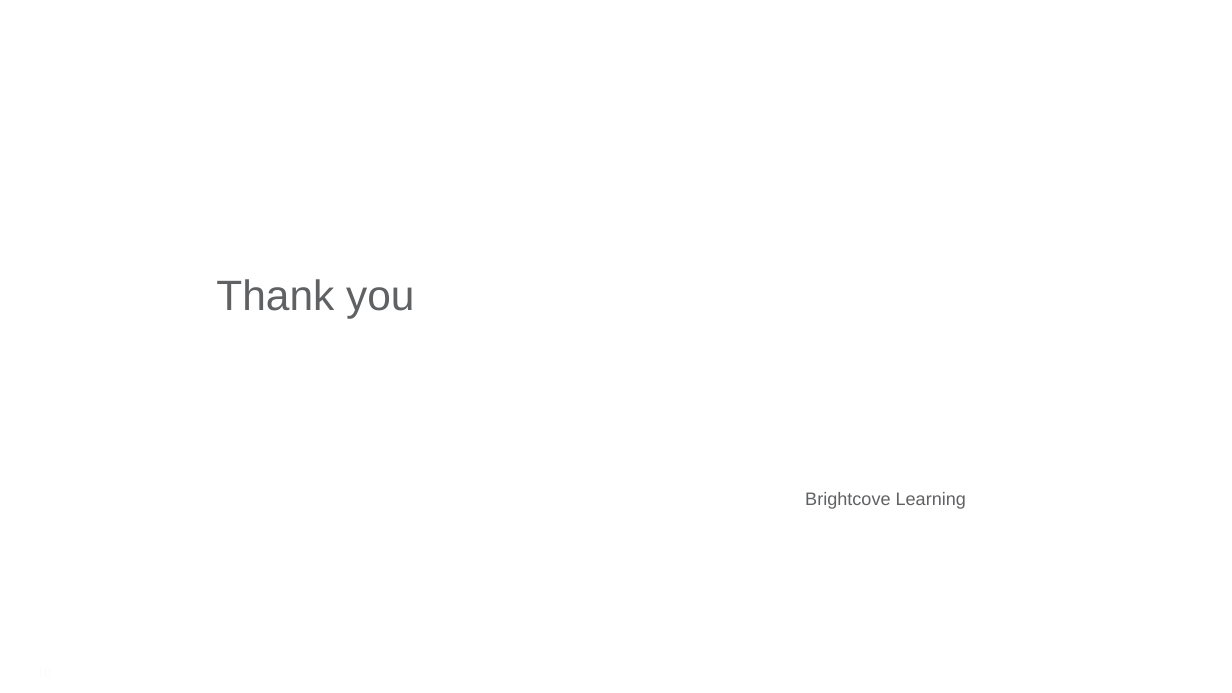
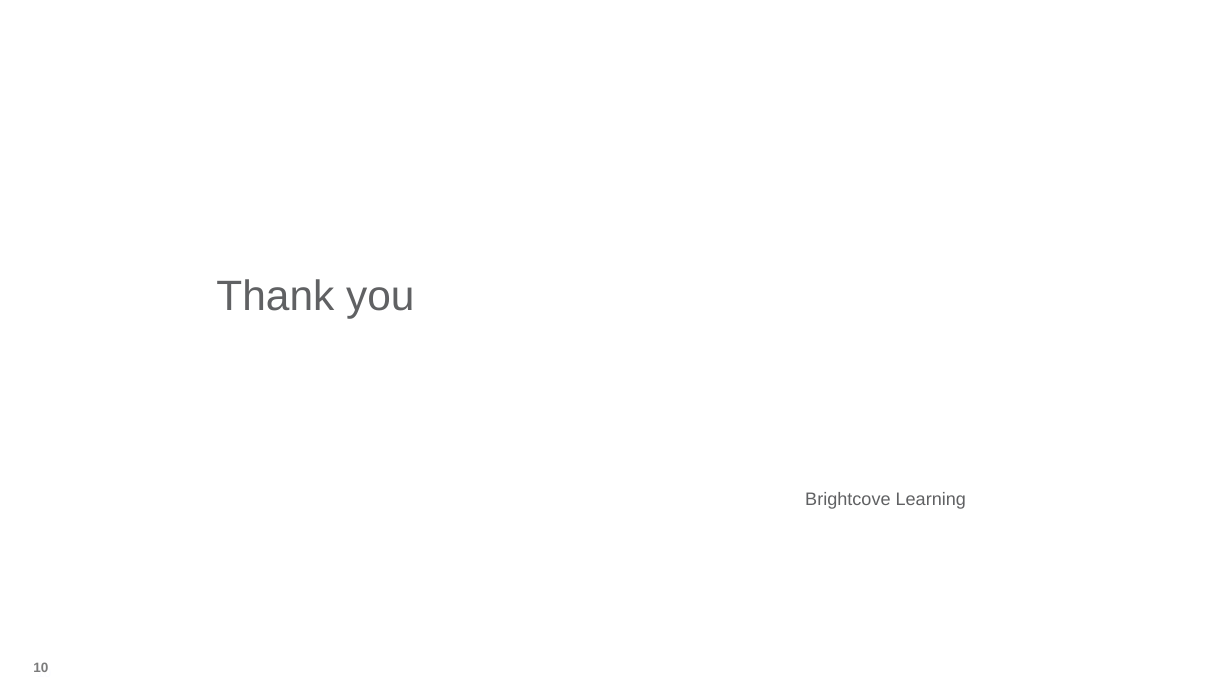
Before and after one commit to BrightcoveLearning/VideoCloudMediaAPI, a slide deck: slide 10 of VideoSessionsMaterials/Introducing.pptx. Drawn at 1232x693 pixels with LibreOffice and Linux fonts; fonts in the diff are those of the drawing; background and template pictures are left out. Boxes give left, top, right and bottom in pixels: in the first picture for what was removed or moved away, otherwise in the second. Text is boxed around its words. In the diff, an @@ line names an element or a change of style, - is before the commit and + after.

```diff
--- a/VideoSessionsMaterials/Introducing.pptx
+++ b/VideoSessionsMaterials/Introducing.pptx
@@ page number added at <box>37,667,51,672</box>, 15 pt, text #7B7B7B, bold @@
+10
```
Also in this commit, not shown: 5 other slides changed.
